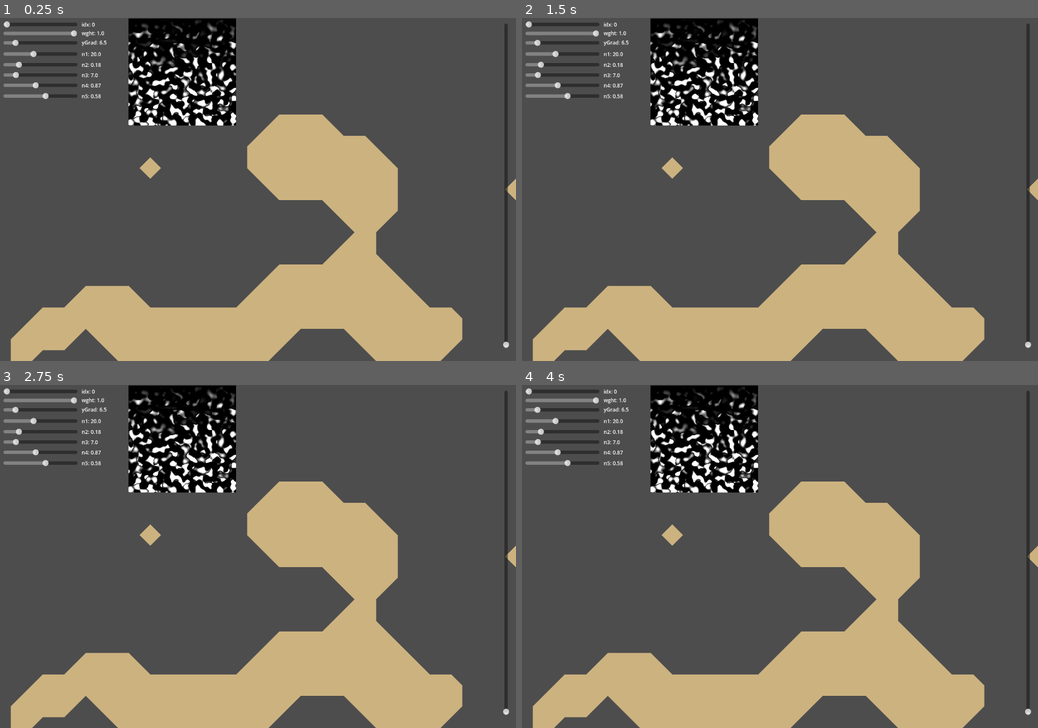
Above: before the commit, frames 1-4 (two rows, left to right).
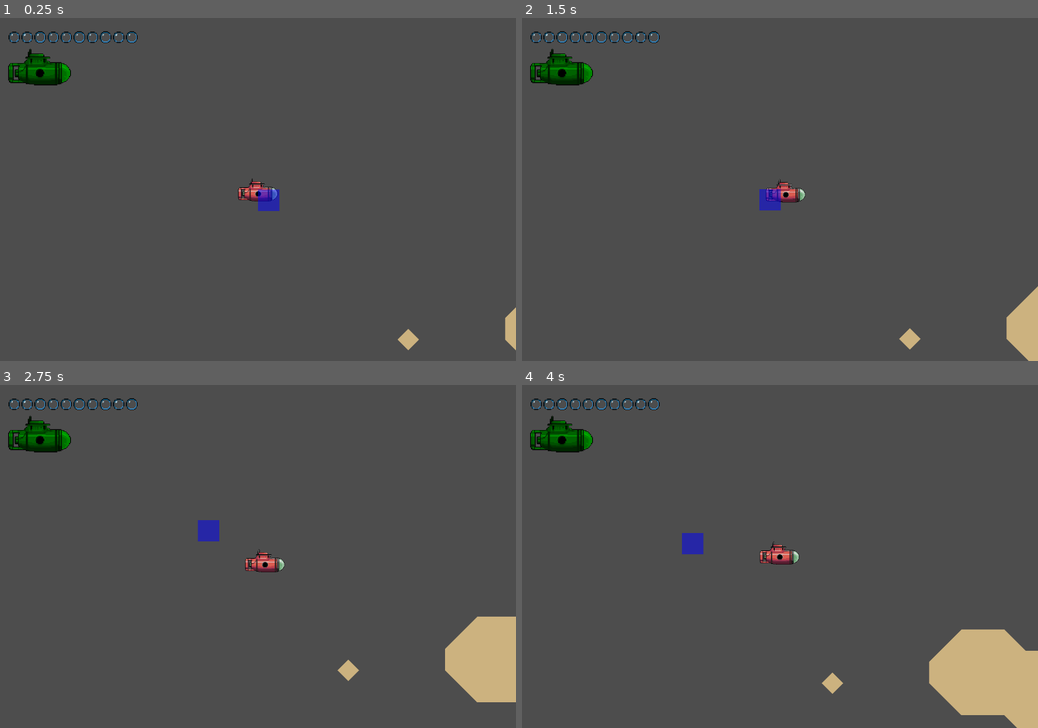
Above: after the commit, the same moments.

Repository: misterbamboo/ld57
Game: Godot game, scene res://MainGame.tscn
Two runs of this game, one before a commit and one after it. Both use one fixed random seed, a clock stepped at 60 frames per second and the inputs below. Before the commit the project starts from res://Scenes/MapGenTestsScene/MapGenTestsScene.tscn.
Inputs:
- Up to frame 1 (0.25 s): no input
- Up to frame 2 (1.5 s): tap Enter at 0.5 s; hold Right (sub_right) 0.53-1.28 s; tap R at 0.6, 1.35 s; hold Down (sub_down) from 1.28 s (still down)
- Up to frame 3 (2.75 s): release Down (sub_down) at 2.03 s; hold Right (sub_right) from 2.03 s (still down); tap R at 2.1 s
- Up to frame 4 (4 s): release Right (sub_right) at 2.78 s; hold Up (sub_up) 2.78-3.53 s; tap R at 2.85, 3.6 s; hold Left (sub_left) from 3.53 s (still down)

The runs differ from the first frame. In frame 1, 32% of the frame differs, in the area x 0-100%, y 0-100%; in frame 2, 33%; in frame 3, 35%; in frame 4, 35%.

Commit message:
feat: add hud for air and life
move oxygen and life to global scripts

Diff:
--- a/src/godotproject/GameState/game.gd
+++ b/src/godotproject/GameState/game.gd
@@ -16,7 +16,7 @@
 	instance = self
 
 func _process(delta: float) -> void:
-	if Life.instance.is_dead():
+	if Life.is_dead():
 		change_state(GameState.GAME_OVER)
 
 func change_state(new_state: GameState) -> void:
--- /dev/null
+++ b/src/godotproject/HUD/life_meter.gd
@@ -0,0 +1,77 @@
+extends Node
+@onready var icon: TextureRect = $TextureRect
+
+@export var healthy_color: Color
+@export var mid_color: Color
+@export var damaged_color: Color
+
+const FLASH_INTERVAL = 0.2  # Time in seconds between flashes
+const MIN_OPACITY = 0.4  # Minimum opacity during flash
+const CRITICAL_HEALTH = 15.0  # Health percentage below which icon will flash
+
+var flash_timer = 0.0
+var flash_direction = -1  # -1 fading out, 1 fading in
+var is_critical = false
+
+func _ready() -> void:
+	_update_display()
+
+func _process(delta: float) -> void:
+	_update_display()
+	_handle_flashing(delta)
+
+func _handle_flashing(delta: float) -> void:
+	if is_critical:
+		flash_timer -= delta
+		if flash_timer <= 0:
+			flash_direction *= -1
+			flash_timer = FLASH_INTERVAL
+
+			_set_icon_opacity(MIN_OPACITY if flash_direction < 0 else 1.0)
+
+func _update_display() -> void:
+	var life_percent = _get_life_percentage()
+	_update_critical_state(life_percent)
+	_update_icon_color(life_percent)
+
+func _get_life_percentage() -> float:
+	return (Life.get_quantity() / Life.get_capacity()) * 100
+
+func _update_critical_state(life_percent: float) -> void:
+	var was_critical = is_critical
+	is_critical = life_percent < CRITICAL_HEALTH
+
+	if is_critical and !was_critical:
+		_initialize_flashing()
+	elif !is_critical:
+		_reset_icon_opacity()
+
+func _initialize_flashing() -> void:
+	flash_timer = FLASH_INTERVAL
+	flash_direction = -1
+
+func _reset_icon_opacity() -> void:
+	icon.modulate.a = 1.0
+
+func _set_icon_opacity(opacity: float) -> void:
+	icon.modulate.a = opacity
+
+func _update_icon_color(life_percent: float) -> void:
+	var color = _calculate_color_for_health(life_percent)
+
+	# Apply color while preserving opacity if flashing
+	var current_opacity = icon.modulate.a
+	icon.modulate = color
+
+	if is_critical:
+		icon.modulate.a = current_opacity
+
+func _calculate_color_for_health(life_percent: float) -> Color:
+	if life_percent > 66:
+		# Transition from healthy to mid color (100%-66%)
+		var t = (life_percent - 66) / 34
+		return mid_color.lerp(healthy_color, t)
+	else:
+		# Transition from damaged to mid color (0%-66%)
+		var t = life_percent / 66
+		return damaged_color.lerp(mid_color, t)
--- /dev/null
+++ b/src/godotproject/HUD/oxygen_meter.gd
@@ -0,0 +1,97 @@
+extends HBoxContainer
+
+@export var bubble_graphics: Texture2D
+@onready var label: Label = $Label
+
+const BUBBLE_COUNT = 10
+const FLASH_INTERVAL = 0.1  # Time in seconds between flashes
+const MIN_OPACITY = 0.2  # Minimum opacity during flash
+
+var bubbles = []
+var flashing_bubble_index = -1  # Index of the currently flashing bubble (last visible)
+var flash_timer = 0.0
+var flash_direction = -1  # -1 fading out, 1 fading in
+
+func _ready() -> void:
+	_initialize_bubbles()
+	_update_display()
+	set_process(true)
+
+func _process(delta: float) -> void:
+	_update_display()
+	_handle_flashing_bubble(delta)
+
+func _initialize_bubbles() -> void:
+	alignment = BoxContainer.ALIGNMENT_END
+
+	for i in range(BUBBLE_COUNT):
+		var bubble = TextureRect.new()
+		bubble.texture = bubble_graphics
+		bubble.expand = true
+		bubble.stretch_mode = TextureRect.STRETCH_KEEP_ASPECT_CENTERED
+		bubble.size_flags_horizontal = Control.SIZE_EXPAND_FILL
+		bubble.size_flags_vertical = Control.SIZE_EXPAND_FILL
+		add_child(bubble)
+		bubbles.append(bubble)
+
+func _handle_flashing_bubble(delta: float) -> void:
+	if flashing_bubble_index >= 0:
+		flash_timer -= delta
+		if flash_timer <= 0:
+			flash_direction *= -1
+			flash_timer = FLASH_INTERVAL
+
+			_set_bubble_opacity(flashing_bubble_index,
+				MIN_OPACITY if flash_direction < 0 else 1.0)
+
+func _update_display() -> void:
+	var oxygen_percent = _get_oxygen_percentage()
+	_update_label(oxygen_percent)
+
+	var visible_count = _calculate_visible_bubble_count(oxygen_percent)
+	var should_flash = _should_bubble_flash(oxygen_percent)
+
+	_update_bubble_visibility(visible_count)
+	_update_flashing_bubble(should_flash, visible_count)
+
+func _get_oxygen_percentage() -> float:
+	return (Oxygen.get_quantity() / Oxygen.get_capacity()) * 100
+
+func _update_label(oxygen_percent: float) -> void:
+	if label != null:
+		label.text = "%d%%" % round(oxygen_percent)
+
+func _calculate_visible_bubble_count(oxygen_percent: float) -> int:
+	return ceil(oxygen_percent / 10.0)
+
+func _should_bubble_flash(oxygen_percent: float) -> bool:
+	# Flash in the x0 to x4 range (e.g., 80-84%), but never at 100% oxygen
+	var remainder = fmod(oxygen_percent, 10.0)
+	return remainder < 5.0 and remainder >= 0.0 and oxygen_percent > 0 and oxygen_percent < 100.0
+
+func _update_bubble_visibility(visible_count: int) -> void:
+	for i in range(BUBBLE_COUNT):
+		if i == flashing_bubble_index:
+			continue
+
+		var opacity = 1.0 if i < visible_count else 0.0
+		_set_bubble_opacity(i, opacity)
+
+func _set_bubble_opacity(index: int, opacity: float) -> void:
+	bubbles[index].modulate.a = opacity
+
+func _update_flashing_bubble(should_flash: bool, visible_count: int) -> void:
+	if should_flash and visible_count > 0:
+		var new_flashing_index = visible_count - 1
+
+		if new_flashing_index != flashing_bubble_index:
+			_start_new_flashing_bubble(new_flashing_index)
+	elif flashing_bubble_index != -1:
+		flashing_bubble_index = -1
+
+func _start_new_flashing_bubble(index: int) -> void:
+	flashing_bubble_index = index
+	flash_timer = FLASH_INTERVAL
+	flash_direction = -1
+
+	_set_bubble_opacity(flashing_bubble_index, 1.0)
--- a/src/godotproject/MainGame.tscn
+++ b/src/godotproject/MainGame.tscn
@@ -6,12 +6,14 @@
 [ext_resource type="Script" uid="uid://ckfcpeoedif6p" path="res://GameAssets/gameassets.gd" id="2_bqqt8"]
 [ext_resource type="Script" uid="uid://nbkx4tclege3" path="res://GameState/game.gd" id="3_8qpgq"]
 [ext_resource type="Script" uid="uid://w6adipne8ret" path="res://Inventory/inventorymanager.gd" id="4_pv6b4"]
-[ext_resource type="Script" uid="uid://cj1g4a0y1fpu8" path="res://Submarine/life.gd" id="6_pv6b4"]
 [ext_resource type="Script" uid="uid://5vx4h3byum2p" path="res://Submarine/submarine.gd" id="6_v3hs3"]
 [ext_resource type="Script" uid="uid://bx0ooudrvtw4x" path="res://Submarine/submarinemovement.gd" id="7_o8l48"]
 [ext_resource type="Texture2D" uid="uid://c3q64n0uvmwjt" path="res://Submarine/Assets/sub.png" id="7_x5ji8"]
-[ext_resource type="Script" uid="uid://dkyy0utbqdpjb" path="res://Submarine/oxygen.gd" id="8_x5ji8"]
 [ext_resource type="Script" uid="uid://dkkyfc01q7jit" path="res://Water/water.gd" id="12_qtrx8"]
+[ext_resource type="Script" uid="uid://b6g4cy2wogxrw" path="res://HUD/oxygen_meter.gd" id="13_led80"]
+[ext_resource type="Texture2D" uid="uid://c6wguud8duno8" path="res://HUD/sub_hud.png" id="14_401ut"]
+[ext_resource type="Texture2D" uid="uid://bgwg0v4a85xpl" path="res://HUD/bubble.png" id="14_mi4js"]
+[ext_resource type="Script" uid="uid://bjn4f61m5b8mf" path="res://HUD/life_meter.gd" id="15_o3vwv"]
 
 [sub_resource type="Gradient" id="Gradient_led80"]
 colors = PackedColorArray(1, 1, 1, 1, 1, 1, 1, 1)
@@ -19,9 +21,7 @@
 [sub_resource type="GradientTexture2D" id="GradientTexture2D_mi4js"]
 gradient = SubResource("Gradient_led80")
 
-[node name="MainGame" type="Control"]
-layout_mode = 3
-anchors_preset = 0
+[node name="MainGame" type="Node2D"]
 
 [node name="CameraManagement" type="Node" parent="."]
 
@@ -68,13 +68,63 @@
 [node name="SubmarineDetails" type="Node2D" parent="Submarine"]
 script = ExtResource("6_v3hs3")
 
-[node name="Life" type="Node" parent="Submarine/SubmarineDetails"]
-script = ExtResource("6_pv6b4")
-
-[node name="Oxygen" type="Node" parent="Submarine/SubmarineDetails"]
-script = ExtResource("8_x5ji8")
-
 [node name="Water" type="Polygon2D" parent="."]
 texture = SubResource("GradientTexture2D_mi4js")
 polygon = PackedVector2Array(0, 0, 50, 0, 50, 50, 0, 50)
 script = ExtResource("12_qtrx8")
+
+[node name="CanvasLayer" type="CanvasLayer" parent="."]
+
+[node name="HUD" type="Control" parent="CanvasLayer"]
+layout_mode = 3
+anchors_preset = 15
+anchor_right = 1.0
+anchor_bottom = 1.0
+grow_horizontal = 2
+grow_vertical = 2
+
+[node name="MarginContainer" type="MarginContainer" parent="CanvasLayer/HUD"]
+layout_mode = 1
+anchors_preset = 15
+anchor_right = 1.0
+anchor_bottom = 1.0
+grow_horizontal = 2
+grow_vertical = 2
+theme_override_constants/margin_left = 20
+theme_override_constants/margin_top = 20
+theme_override_constants/margin_right = 20
+theme_override_constants/margin_bottom = 20
+
+[node name="LeftHud" type="VBoxContainer" parent="CanvasLayer/HUD/MarginContainer"]
+layout_mode = 2
+size_flags_horizontal = 0
+size_flags_vertical = 0
+
+[node name="Oxygen_Meter" type="HBoxContainer" parent="CanvasLayer/HUD/MarginContainer/LeftHud"]
+custom_minimum_size = Vector2(300, 50)
+layout_mode = 2
+script = ExtResource("13_led80")
+bubble_graphics = ExtResource("14_mi4js")
+
+[node name="Life_Meter" type="Control" parent="CanvasLayer/HUD/MarginContainer/LeftHud"]
+custom_minimum_size = Vector2(300, 100)
+layout_mode = 2
+script = ExtResource("15_o3vwv")
+healthy_color = Color(0, 0.760784, 0, 1)
+mid_color = Color(0.752941, 0.764706, 0, 1)
+damaged_color = Color(0.701961, 0, 0, 1)
+
+[node name="TextureRect" type="TextureRect" parent="CanvasLayer/HUD/MarginContainer/LeftHud/Life_Meter"]
+layout_mode = 1
+anchors_preset = 15
+anchor_right = 1.0
+anchor_bottom = 1.0
+offset_left = -29.0
+offset_top = -12.0
+offset_right = -127.0
+offset_bottom = -10.0
+grow_horizontal = 2
+grow_vertical = 2
+texture = ExtResource("14_401ut")
+expand_mode = 1
+stretch_mode = 4
--- a/src/godotproject/Submarine/life.gd
+++ b/src/godotproject/Singletons/life.gd
@@ -1,4 +1,4 @@
-class_name Life extends Node
+extends Node
 
 var quantity: float
 var capacity: float
@@ -8,16 +8,13 @@
 var starting_capacity := 100.0
 var reduction_per_sec_when_no_oxy := 20.0 # 5 seconds
 
-static var instance: Life = null
-
 func _ready():
-	instance = self
 	quantity = starting_quantity
 	capacity = starting_capacity
 
 func _process(delta: float) -> void:
 	var is_losing = false
-	if Oxygen.instance.quantity <= 0 and not Game.instance.invincible:
+	if Oxygen.quantity <= 0 and not Game.instance.invincible:
 		quantity -= delta * reduction_per_sec_when_no_oxy
 		is_losing = true
 
--- /dev/null
+++ b/src/godotproject/Singletons/life.tscn
@@ -0,0 +1,6 @@
+[gd_scene load_steps=2 format=3 uid="uid://becbmrvorlfoe"]
+
+[ext_resource type="Script" uid="uid://cj1g4a0y1fpu8" path="res://Singletons/life.gd" id="1_6g1ss"]
+
+[node name="Life" type="Node"]
+script = ExtResource("1_6g1ss")
--- a/src/godotproject/Submarine/oxygen.gd
+++ b/src/godotproject/Singletons/oxygen.gd
@@ -1,6 +1,4 @@
-class_name Oxygen extends Node
-
-static var instance: Oxygen = null
+extends Node
 
 var quantity: float
 var capacity: float
@@ -11,7 +9,6 @@
 @export var recuperation_per_sec: float = 20.0
 
 func _ready():
-	instance = self
 	quantity = starting_quantity
 	capacity = starting_capacity
 
--- /dev/null
+++ b/src/godotproject/Singletons/oxygen.tscn
@@ -0,0 +1,6 @@
+[gd_scene load_steps=2 format=3 uid="uid://cycl74e37ahpf"]
+
+[ext_resource type="Script" uid="uid://dkyy0utbqdpjb" path="res://Singletons/oxygen.gd" id="1_exlkw"]
+
+[node name="Node" type="Node"]
+script = ExtResource("1_exlkw")
--- a/src/godotproject/Submarine/submarine.gd
+++ b/src/godotproject/Submarine/submarine.gd
@@ -36,7 +36,7 @@
 
 	if collider and rb.linear_velocity.length() >= 1:
 		var damage = (rb.linear_velocity.length() - 1) * 2
-		Life.instance.hit(damage)
+		Life.hit(damage)
 
 # Fonctions pour appliquer les améliorations
 func increase_oxygen():
--- a/src/godotproject/project.godot
+++ b/src/godotproject/project.godot
@@ -11,14 +11,23 @@
 [application]
 
 config/name="godotProject"
-run/main_scene="uid://d141tqfswnd6o"
+run/main_scene="uid://deom164vw26rg"
 config/features=PackedStringArray("4.4", "Forward Plus")
 config/icon="res://icon.svg"
+
+[autoload]
+
+Oxygen="*res://Singletons/oxygen.tscn"
+Life="*res://Singletons/life.tscn"
 
 [display]
 
 window/size/viewport_width=1200
 window/size/viewport_height=800
+
+[dotnet]
+
+project/assembly_name="godotProject"
 
 [input]
 
@@ -42,3 +51,7 @@
 "events": [Object(InputEventKey,"resource_local_to_scene":false,"resource_name":"","device":0,"window_id":0,"alt_presse …(194 unchanged characters)…
 ]
 }
+
+[rendering]
+
+textures/canvas_textures/default_texture_filter=0
Binary file added: src/godotproject/HUD/bubble.png
Not shown, added: src/godotproject/HUD/bubble.png.import
Not shown, added: src/godotproject/HUD/life_meter.gd.uid
Not shown, added: src/godotproject/HUD/oxygen_meter.gd.uid
Binary file added: src/godotproject/HUD/sub_hud.png
Not shown, added: src/godotproject/HUD/sub_hud.png.import
Not shown: 1 places in src/godotproject/MainGame.tscn that only renumber resources
Renamed: src/godotproject/Submarine/life.gd.uid -> src/godotproject/Singletons/life.gd.uid
Renamed: src/godotproject/Submarine/oxygen.gd.uid -> src/godotproject/Singletons/oxygen.gd.uid
Not shown, added: src/godotproject/SourceFiles/bubble.pyxel
